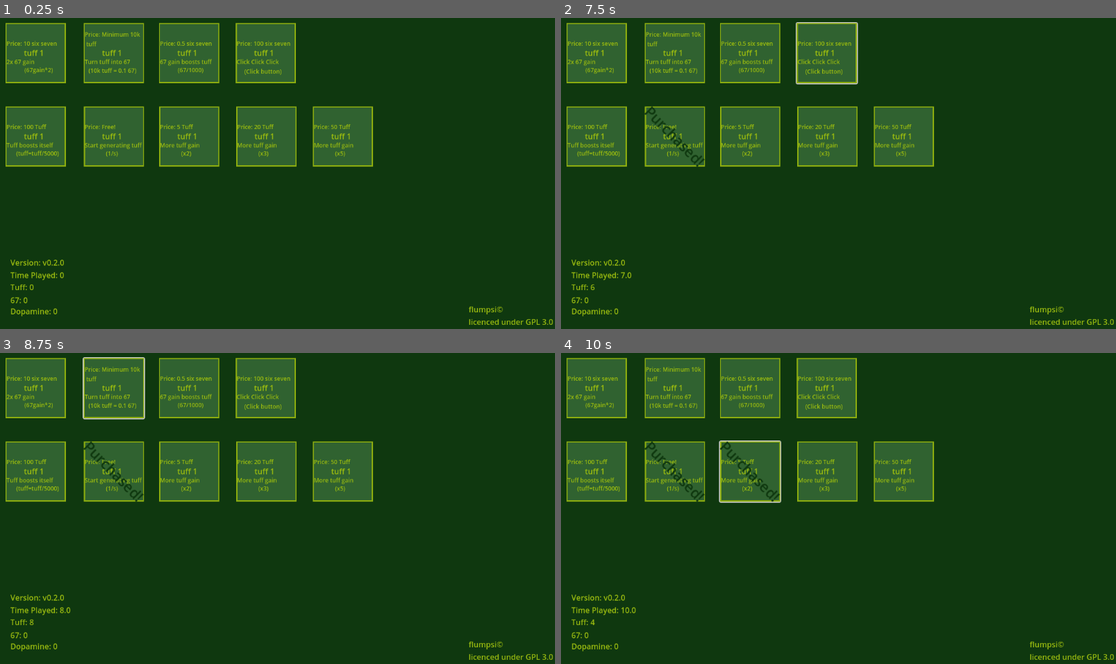
Above: before the commit, frames 1-4 (two rows, left to right).
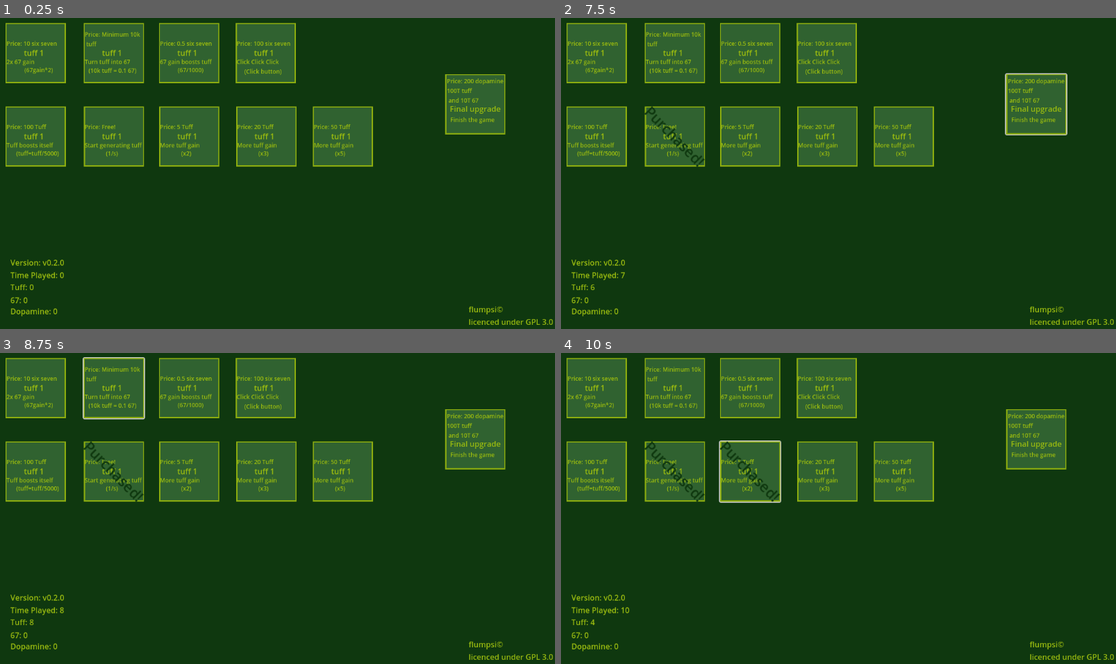
Above: after the commit, the same moments.

Repository: flumpsi/upgradetree
Game: Godot game, scene res://node_2d.tscn
The game is run twice, just before and just after one commit, with the same random seed, the same clock (stepped at 60 frames per second) and the same inputs.
Inputs (mouse positions are in pixels of both pictures, inside the frame that each line leads up to):
- Up to frame 1 (0.25 s): no input
- Up to frame 2 (7.5 s): click "tuff 1" at 0.5 s; click "67 1" at 1.25 s; click "67 2" at 2 s; click "tuff 2" at 2.75 s; click "tuff 5" at 3.5 s; click "67 3" at 4.25 s; click "tuff 3" at 5 s; click "tuff 4" at 5.75 s; click "67 4" at 6.5 s; click (1038, 105) at 7.25 s, where only the run after the commit has a clickable "Dopamine 1"
- Up to frame 3 (8.75 s): click "67 1" at 8 s
- Up to frame 4 (10 s): click "67 2" at 8.75 s; click "tuff 2" at 9.5 s

The runs differ from the first frame. In frame 1, 2.1% of the frame differs, in the area x 80-92%, y 18-38%; in frame 2, 2.5%, in the area x 11-92%, y 1-84%; in frame 3, 2.2%; in frame 4, 2.2%.

Commit message:
Add final upgrade (not currently functioning)

Diff:
--- a/node_2d.gd
+++ b/node_2d.gd
@@ -19,7 +19,7 @@
 var sixSeven = 0.0
 var adrenaline = 0.0
 
-var timePlayed = 0.0
+var timePlayed = 0
 var perSecondX = basePerSecondX
 var perSecondXSixSeven = 1.0
 var basePerSecondX = 1.0
--- a/node_2d.tscn
+++ b/node_2d.tscn
@@ -15,6 +15,7 @@
 [ext_resource type="Script" uid="uid://dbd8t6f7movt6" path="res://upgrade_9.gd" id="10_ir8iy"]
 [ext_resource type="Script" uid="uid://dhup52mlvkimn" path="res://clicker.gd" id="11_hqns4"]
 [ext_resource type="Script" uid="uid://coviq4r2pxrwk" path="res://upgrade_10.gd" id="11_x0ka3"]
+[ext_resource type="Script" uid="uid://clad10wq83rmc" path="res://upgrade_11.gd" id="15_ta5nu"]
 
 [sub_resource type="StyleBoxFlat" id="StyleBoxFlat_x0ka3"]
 
@@ -729,6 +730,66 @@
 [node name="Timer" type="Timer" parent="Upgrade10"]
 
 [node name="Purchased?" type="Label" parent="Upgrade10"]
+layout_mode = 0
+offset_left = 21.0
+offset_top = -10.0
+offset_right = 182.0
+offset_bottom = 32.0
+rotation = 0.791126
+theme_override_colors/font_color = Color(0.05882353, 0.21960784, 0.05882353, 1)
+theme_override_font_sizes/font_size = 30
+text = "Purchased!"
+
+[node name="Upgrade11" type="Button" parent="."]
+offset_left = 924.0
+offset_top = 118.0
+offset_right = 1049.0
+offset_bottom = 243.0
+theme_override_font_sizes/font_size = 16
+text = "Dopamine 1"
+script = ExtResource("15_ta5nu")
+
+[node name="TextureRect" type="TextureRect" parent="Upgrade11"]
+texture_filter = 1
+layout_mode = 0
+offset_right = 125.0
+offset_bottom = 125.0
+texture = ExtResource("3_0h7mo")
+
+[node name="Name" type="Label" parent="Upgrade11"]
+layout_mode = 0
+offset_left = 10.0
+offset_top = 60.0
+offset_right = 116.0
+offset_bottom = 83.0
+theme_override_colors/font_color = Color(0.60784316, 0.7372549, 0.05882353, 1)
+text = "Final upgrade"
+
+[node name="Price" type="Label" parent="Upgrade11"]
+layout_mode = 0
+offset_left = 11.0
+offset_top = 86.0
+offset_right = 133.0
+offset_bottom = 109.0
+theme_override_colors/font_color = Color(0.60784316, 0.7372549, 0.05882353, 1)
+theme_override_font_sizes/font_size = 12
+text = "Finish the game"
+
+[node name="Description" type="Label" parent="Upgrade11"]
+layout_mode = 0
+offset_left = 4.0
+offset_top = 6.0
+offset_right = 220.0
+offset_bottom = 63.0
+theme_override_colors/font_color = Color(0.60784316, 0.7372549, 0.05882353, 1)
+theme_override_font_sizes/font_size = 12
+text = "Price: 200 dopamine
+100T tuff
+ and 10T 67"
+
+[node name="Timer" type="Timer" parent="Upgrade11"]
+
+[node name="Purchased?" type="Label" parent="Upgrade11"]
 layout_mode = 0
 offset_left = 21.0
 offset_top = -10.0
@@ -820,5 +881,7 @@
 [connection signal="timeout" from="Upgrade9/Timer" to="Upgrade9" method="_on_timer_timeout"]
 [connection signal="pressed" from="Upgrade10" to="Upgrade10" method="_on_pressed"]
 [connection signal="timeout" from="Upgrade10/Timer" to="Upgrade10" method="_on_timer_timeout"]
+[connection signal="pressed" from="Upgrade11" to="Upgrade11" method="_on_pressed"]
+[connection signal="timeout" from="Upgrade11/Timer" to="Upgrade11" method="_on_timer_timeout"]
 [connection signal="pressed" from="Clicker" to="Clicker" method="_on_pressed"]
 [connection signal="timeout" from="TimePlayedCounter" to="." method="_on_played_timeout"]
--- /dev/null
+++ b/upgrade_11.gd
@@ -0,0 +1,48 @@
+# Copyright (C) 2025 flumpsi
+
+# This program is free software: you can redistribute it and/or modify
+# it under the terms of the GNU General Public License as published by
+# the Free Software Foundation, either version 3 of the License, or
+# (at your option) any later version.
+
+# This program is distributed in the hope that it will be useful,
+# but WITHOUT ANY WARRANTY; without even the implied warranty of
+# MERCHANTABILITY or FITNESS FOR A PARTICULAR PURPOSE.  See the
+# GNU General Public License for more details.
+
+# You should have received a copy of the GNU General Public License
+# along with this program.  If not, see <https://www.gnu.org/licenses/>.
+
+extends Button
+
+var firsttime
+var purchased
+var price1 = 100
+var price2 = 100000000000000
+var price3 = 10000000000000
+
+func _ready():
+	firsttime = true
+
+func _process(dt):
+	get_node("Purchased?").visible = not firsttime
+
+func _on_pressed() -> void:
+	if firsttime == true and get_parent().sixSeven >= price3 and get_parent().tuff >= price2 and get_parent().adrenaline >= price1:
+		firsttime = false
+		purchased = true # this currently does nothing
+		self.disabled = true # disable button so it cannot be clicked anymore
+		get_parent().multiplierDopamine += log(67)
+		get_parent().adrenaline -= price1
+		get_parent().tuff -= price2
+		get_parent().sixSeven -= price3
+	else:
+		print("poor")
+
+func _on_timer_timeout() -> void:
+	# this doesn't work, don't uncomment
+	# get_parent().perSecondX += get_parent().sixSeven
+
+	# This works i guess
+	get_parent().multiplier += (get_parent().sixSeven / 1000)
+	# print("six seven: " + str(get_parent().perSecondX + get_parent().sixSeven))
Not shown: 1 places in node_2d.tscn that only renumber resources
Not shown, added: upgrade_11.gd.uid
